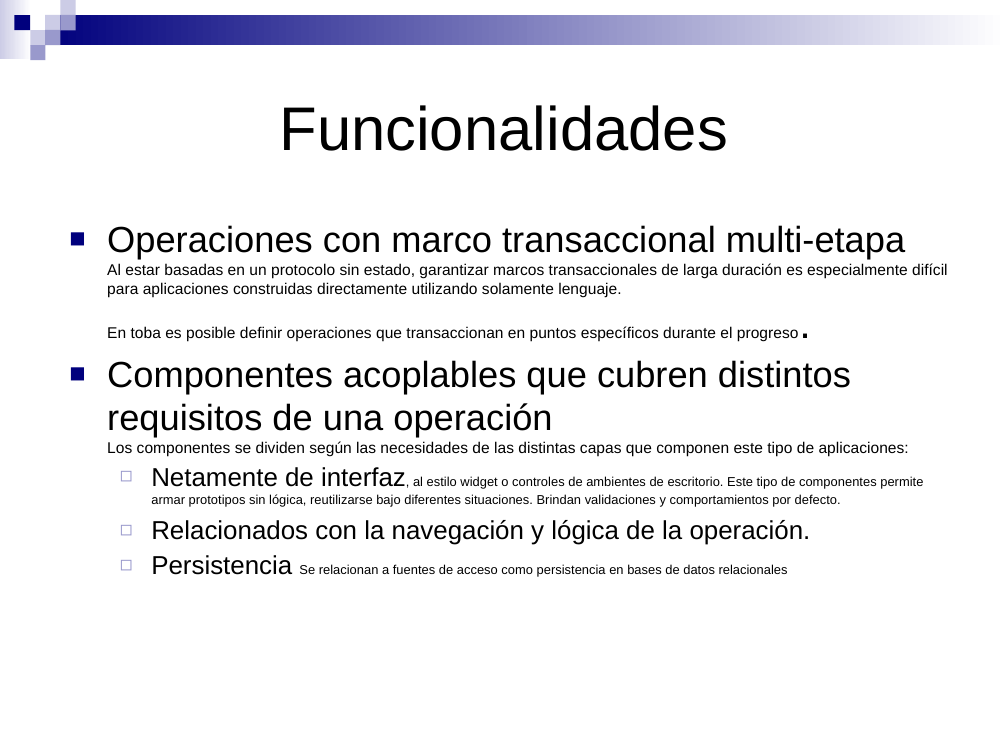
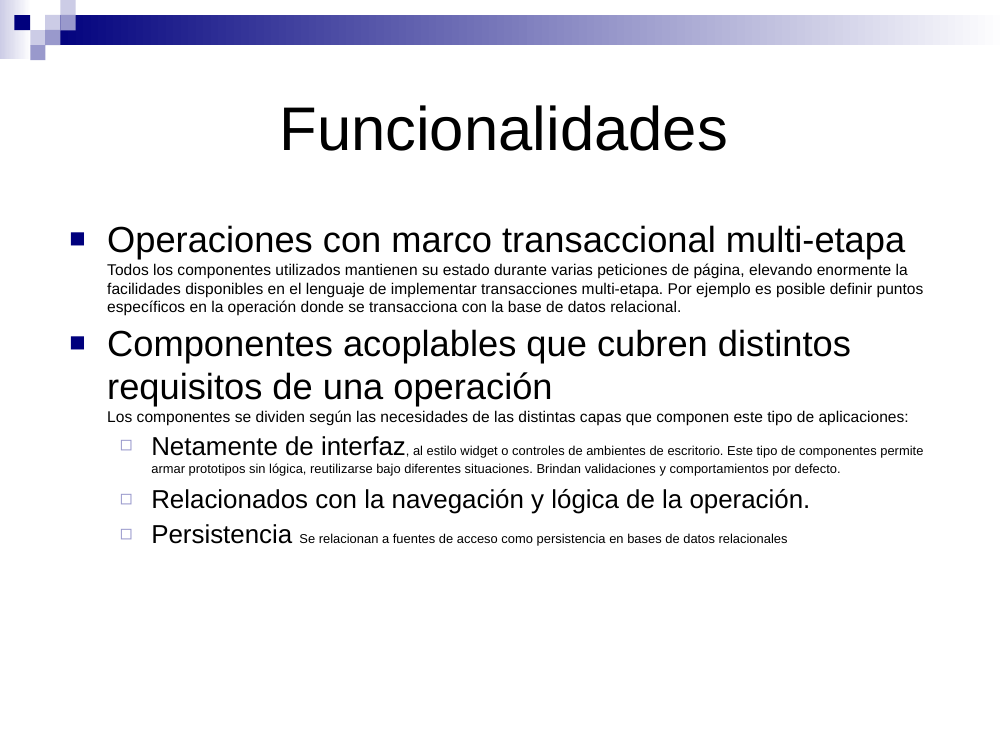
Before and after one commit to SIU-Toba/framework, a slide deck: slide 6 of doc/presentacion/Jornadas JAIIO.ppt. Drawn at 1008x756 pixels with LibreOffice and Linux fonts; fonts in the diff are those of the drawing. Boxes give left, top, right and bottom in pixels: in the first picture for what was removed or moved away, otherwise in the second. Text is boxed around its words. In the diff, an @@ line names an element or a change of style, - is before the commit and + after.

```diff
--- a/doc/presentacion/Jornadas JAIIO.ppt
+++ b/doc/presentacion/Jornadas JAIIO.ppt
@@ text at (107,225,924,316): text changed @@
-■ Operaciones con marco transaccional multi-etapa
-  Al estar basadas en un protocolo sin estado, garantizar marcos transaccionales de larga duración es especialmente difícil para aplicaciones construidas directamente utilizando solamente lenguaje.
-  En toba es posible definir operaciones que transaccionan en puntos específicos durante el progreso.
+■ Operaciones con marco transaccional multi-etapa
+  Todos los componentes utilizados mantienen su estado durante varias peticiones de página, elevando enormente la facilidades disponibles en el lenguaje de implementar transacciones multi-etapa. Por ejemplo es posible definir puntos específicos en la operación donde se transacciona con la base de datos relacional.
```
Also in this commit, not shown: 4 other slides changed, 1 slide added, 1 slide removed.
